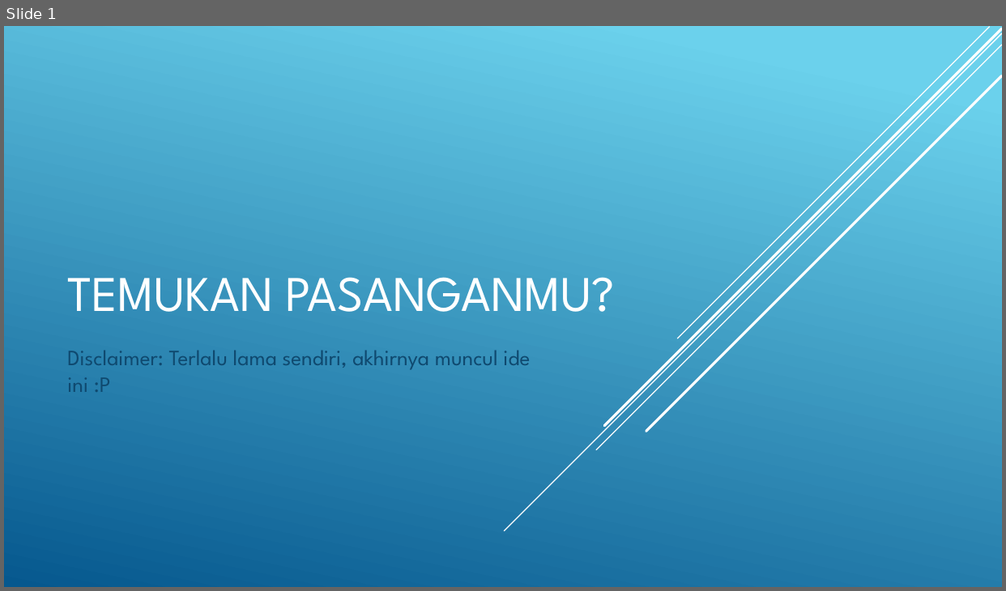
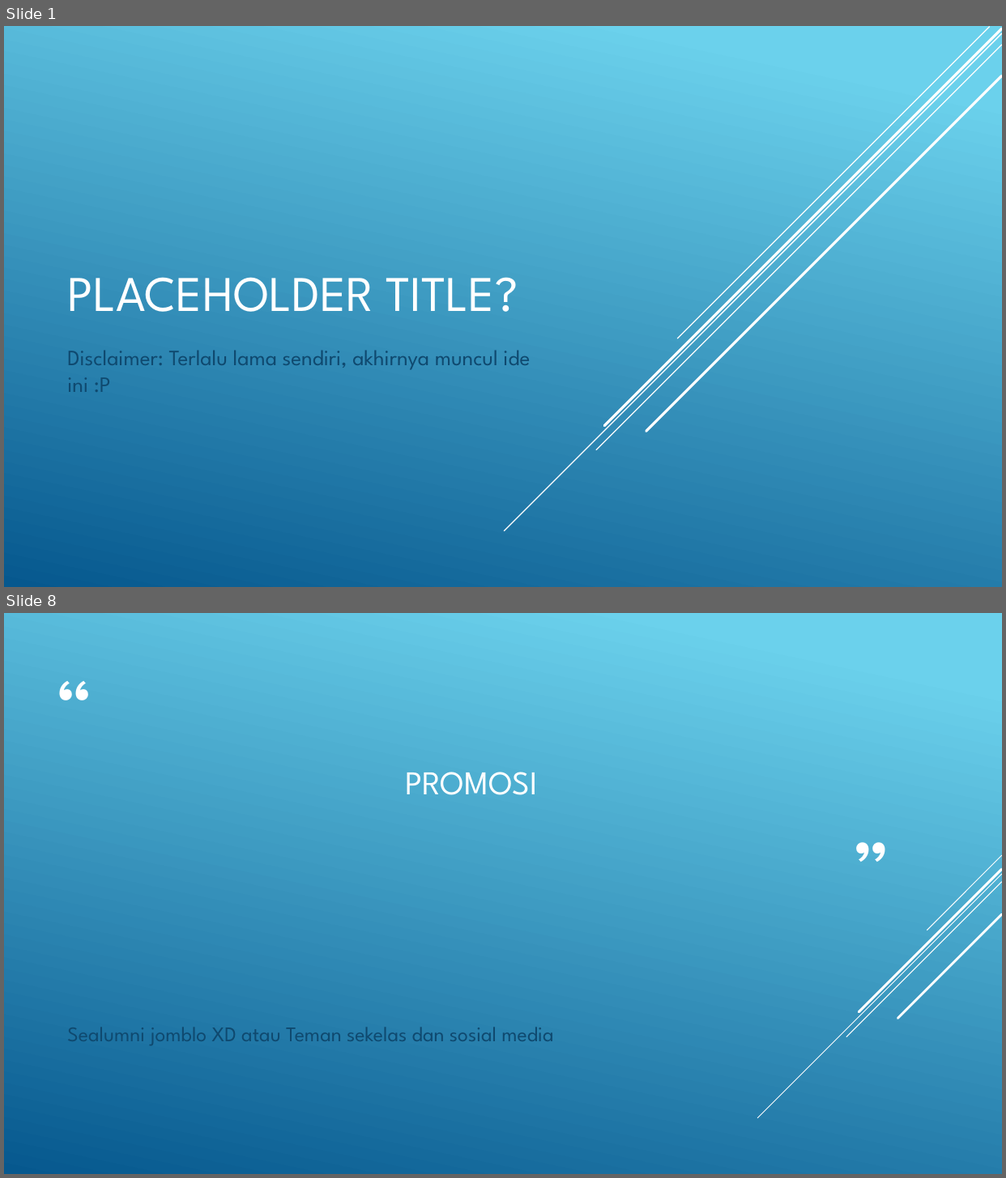
Before and after one commit to unikom2016/div-codelabs, a slide deck: phase_3/Presentation1.pptx. Shown one above the other, each under a label of ours: slide 1 before the commit, slides 1 and 8 after it; the slides between them are not shown. The pictures are 1006x591 and 1006x1178 pixels, drawn with LibreOffice and Linux fonts; fonts in the diff are those of the drawing. Boxes give left, top, right and bottom in pixels: in the first picture for what was removed or moved away, otherwise in the second. Text is boxed around its words. In the diff, an @@ line names an element or a change of style, - is before the commit and + after.

```diff
--- a/phase_3/Presentation1.pptx
+++ b/phase_3/Presentation1.pptx
@@ slide 8 added at bbox=[4, 613, 1002, 1174], background gradient #6ED2EB to #06588E @@
@@ text added at bbox=[48, 679, 98, 727], 80 pt, text #FFFFFF @@
+“
@@ title added at bbox=[406, 772, 538, 795], 32 pt, text #FFFFFF @@
+PROMOSI
@@ text added at bbox=[846, 840, 897, 888], 80 pt, text #FFFFFF @@
+”
@@ group added at bbox=[758, 855, 1002, 1118]: 5 lines @@
@@ text added at bbox=[67, 1027, 553, 1046], 20 pt, text #0F496F @@
+Sealumni jomblo XD atau Teman sekelas dan sosial media
@@ slide 1 changed as well @@
@@ title at bbox=[67, 277, 518, 312]: text changed @@
-TEMUKAN PASANGANMU?
+PLACEHOLDER TITLE?
```
Also in this commit, not shown: 8 other slides added, 1 slide removed, 25 other files.
